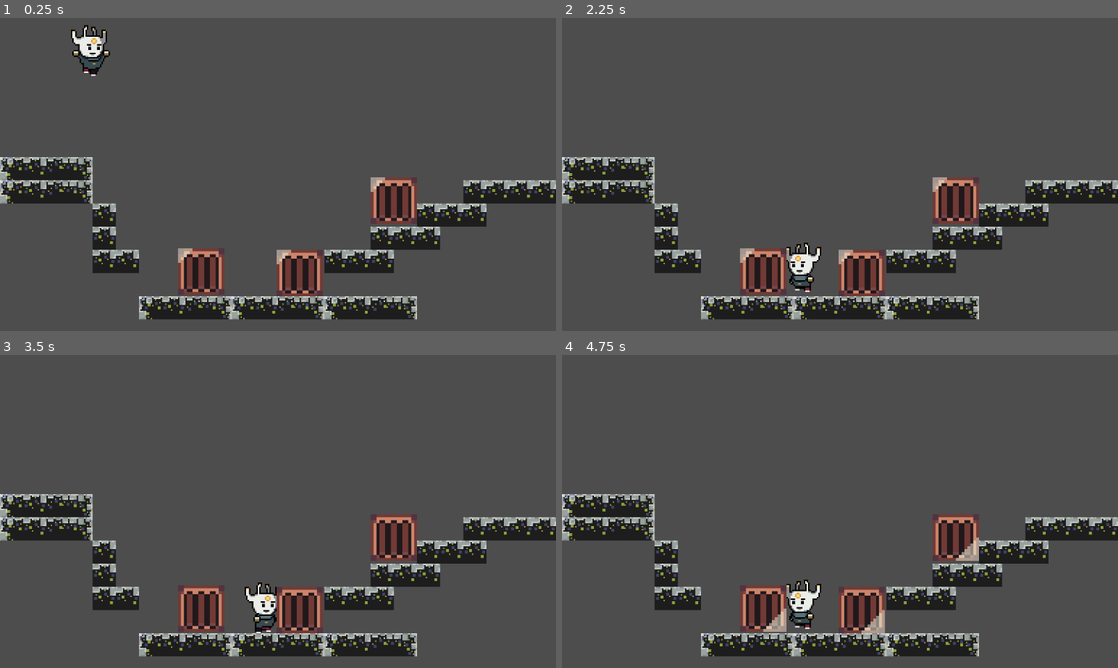
Above: before the commit, frames 1-4 (two rows, left to right).
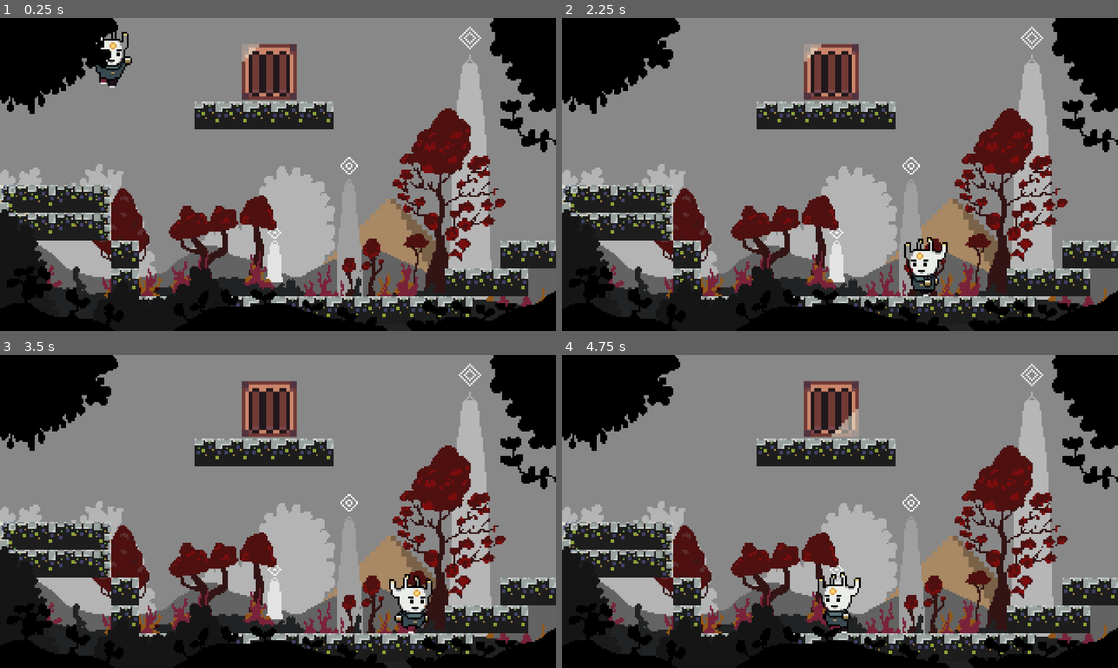
Above: after the commit, the same moments.

Repository: heliosalesjr/VermeerschPlatformer
Game: Godot game, scene res://scenes/main_scene.tscn
The game is run twice, just before and just after one commit, with the same random seed, the same clock (stepped at 60 frames per second) and the same inputs. The project has no main scene, so this scene is started directly.
Inputs:
- Up to frame 1 (0.25 s): no input
- Up to frame 2 (2.25 s): hold Right (ui_right) 0.53-2.03 s; hold Left (ui_left) from 2.03 s (still down)
- Up to frame 3 (3.5 s): release Left (ui_left) at 2.78 s; hold Right (ui_right) from 2.78 s (still down)
- Up to frame 4 (4.75 s): release Right (ui_right) at 4.28 s; hold Left (ui_left) from 4.28 s (still down)

The runs differ from the first frame. In frame 1, 94% of the frame differs, in the area x 0-100%, y 0-100%; in frame 2, 95%; in frame 3, 95%; in frame 4, 95%.

Commit message:
created the background scene + adjusted the z-index of everything

Diff:
--- a/project.godot
+++ b/project.godot
@@ -15,6 +15,8 @@
 
 [display]
 
+window/size/viewport_width=1920
+window/size/viewport_height=1080
 window/stretch/mode="viewport"
 
 [input]
--- a/scenes/crate.tscn
+++ b/scenes/crate.tscn
@@ -84,6 +84,7 @@
 [node name="Crate" type="StaticBody2D"]
 light_mask = 16
 visibility_layer = 8
+z_index = 3
 scale = Vector2(2, 2)
 collision_layer = 16
 collision_mask = 8
--- a/scenes/main_scene.tscn
+++ b/scenes/main_scene.tscn
@@ -1,8 +1,17 @@
-[gd_scene load_steps=6 format=3 uid="uid://dpy10v048srh1"]
+[gd_scene load_steps=15 format=3 uid="uid://dpy10v048srh1"]
 
 [ext_resource type="PackedScene" uid="uid://d1ensb04nox58" path="res://scenes/player.tscn" id="1_b33pc"]
 [ext_resource type="Texture2D" uid="uid://bndbv2oia2guw" path="res://assets/Sprites/Ground/ground-tileset.png" id="2_0ax88"]
 [ext_resource type="PackedScene" uid="uid://58fwiwipmrny" path="res://scenes/crate.tscn" id="3_v1qht"]
+[ext_resource type="Texture2D" uid="uid://cfhf0b2jmrjjl" path="res://assets/Sprites/World 1/background.png" id="4_t8nqs"]
+[ext_resource type="Texture2D" uid="uid://clfi7hpd883o3" path="res://assets/Sprites/World 1/Cloud-or-tree.png" id="5_34neb"]
+[ext_resource type="Texture2D" uid="uid://8ok7tei4gv61" path="res://assets/Sprites/World 1/hill1.png" id="6_gb27i"]
+[ext_resource type="Texture2D" uid="uid://d2f62xxxtqoxb" path="res://assets/Sprites/World 1/hill2.png" id="7_p2xm4"]
+[ext_resource type="Texture2D" uid="uid://cau8hu0egf4qt" path="res://assets/Sprites/World 1/Pyramide.png" id="8_oqlev"]
+[ext_resource type="Texture2D" uid="uid://cx4r75x1q06el" path="res://assets/Sprites/World 1/Towers.png" id="9_ut7l6"]
+[ext_resource type="Texture2D" uid="uid://dh2vn5id5dedq" path="res://assets/Sprites/World 1/Trees.png" id="10_w3mbm"]
+[ext_resource type="Texture2D" uid="uid://db44e0rtekp7j" path="res://assets/Sprites/World 1/grass-ground.png" id="11_et6d8"]
+[ext_resource type="Texture2D" uid="uid://d3ytlbo3p80d4" path="res://assets/Sprites/World 1/Foreground.png" id="12_vt2u5"]
 
 [sub_resource type="TileSetAtlasSource" id="TileSetAtlasSource_onvw0"]
 texture = ExtResource("2_0ax88")
@@ -127,31 +136,72 @@
 
 [node name="Camera2D" type="Camera2D" parent="."]
 anchor_mode = 0
-zoom = Vector2(3, 3)
+zoom = Vector2(6, 6)
 
 [node name="Player" parent="." instance=ExtResource("1_b33pc")]
 visibility_layer = 17
+z_index = 3
 position = Vector2(63, -16)
 
 [node name="Ground" type="TileMap" parent="."]
+z_index = 3
 tile_set = SubResource("TileSet_y13yb")
 format = 2
-layer_0/tile_data = PackedInt32Array(393216, 0, 0, 393217, 6 …(591 unchanged characters)… 6, 0, 655364, 65536, 0, 655365, 65536, 0)
+layer_0/tile_data = PackedInt32Array(393216, 0, 0, 393217, 6 …(591 unchanged characters)… 6, 0, 655364, 65536, 0, 655365, 65536, 0, 655366, 65536, 0, 655367, 65536, 0, 655368, 65536, 0, 655369, 65536, 0, 655370, 65536, 0, 655371, 65536, 0, 655372, 65536, 0, 655373, 65536, 0, 196619, 65536, 0, 196618, 65536, 0, 196617, 65536, 0, 196616, 65536, 0, 196615, 65536, 0)
 
 [node name="Crate2" parent="." instance=ExtResource("3_v1qht")]
 light_mask = 17
-position = Vector2(207, 176)
+z_index = 1
+position = Vector2(155, 31)
 collision_layer = 1
 collision_mask = 1
 
-[node name="Crate3" parent="." instance=ExtResource("3_v1qht")]
-light_mask = 17
-position = Vector2(272, 126)
-collision_layer = 1
-collision_mask = 1
-
-[node name="Crate4" parent="." instance=ExtResource("3_v1qht")]
-light_mask = 17
-position = Vector2(139, 175)
-collision_layer = 1
-collision_mask = 1
+[node name="Background" type="Node2D" parent="."]
+
+[node name="bg-1" type="Sprite2D" parent="Background"]
+z_index = -10
+texture = ExtResource("4_t8nqs")
+centered = false
+
+[node name="bg-2" type="Sprite2D" parent="Background"]
+z_index = -9
+texture = ExtResource("5_34neb")
+centered = false
+
+[node name="bg-3" type="Sprite2D" parent="Background"]
+z_index = -8
+texture = ExtResource("6_gb27i")
+centered = false
+
+[node name="bg-4" type="Sprite2D" parent="Background"]
+z_index = -7
+texture = ExtResource("7_p2xm4")
+centered = false
+
+[node name="bg-5" type="Sprite2D" parent="Background"]
+modulate = Color(0.737255, 0.592157, 0.435294, 1)
+z_index = -8
+position = Vector2(15, -301)
+scale = Vector2(3, 3)
+texture = ExtResource("8_oqlev")
+centered = false
+
+[node name="bg-6" type="Sprite2D" parent="Background"]
+z_index = -5
+texture = ExtResource("9_ut7l6")
+centered = false
+
+[node name="bg-7" type="Sprite2D" parent="Background"]
+z_index = -4
+texture = ExtResource("10_w3mbm")
+centered = false
+
+[node name="bg-8" type="Sprite2D" parent="Background"]
+z_index = -2
+texture = ExtResource("11_et6d8")
+centered = false
+
+[node name="bg-9" type="Sprite2D" parent="Background"]
+z_index = 3
+texture = ExtResource("12_vt2u5")
+centered = false
--- a/scenes/player.tscn
+++ b/scenes/player.tscn
@@ -192,6 +192,7 @@
 [node name="Sword" type="Area2D" parent="."]
 light_mask = 8
 visibility_layer = 17
+z_index = 3
 position = Vector2(25, 2.08165e-12)
 
 [node name="CollisionShape2D" type="CollisionShape2D" parent="Sword"]
